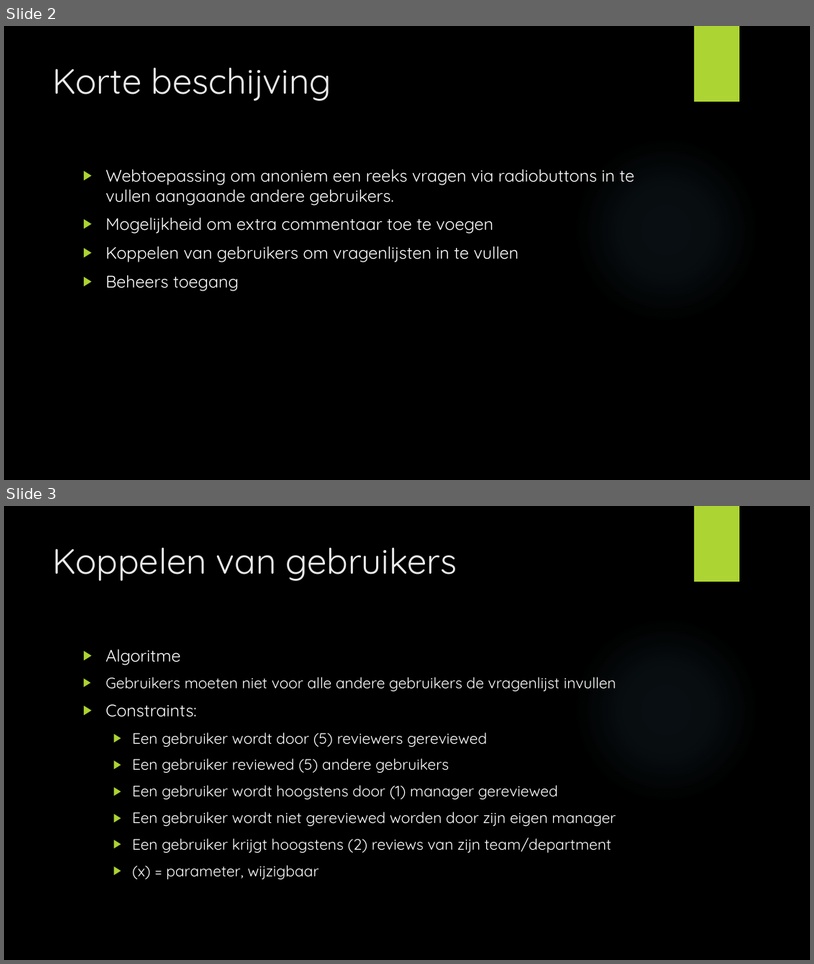
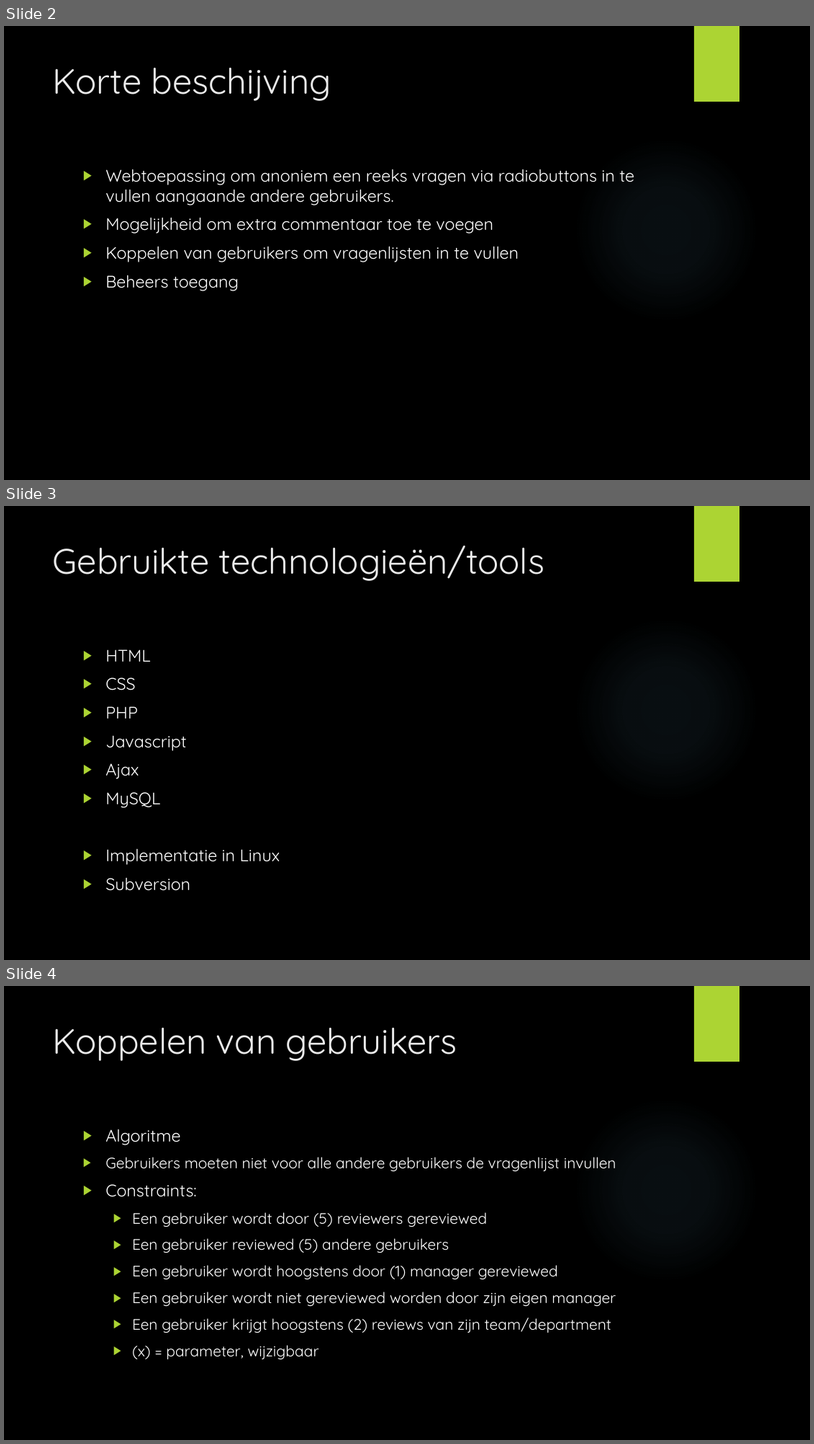
Before and after one commit to johanheylen/threesixtieweb, a slide deck: wiki/docs/Stage DNS Belgium.pptx. Shown one above the other, each under a label of ours: slides 2 and 3 before the commit, slides 2, 3 and 4 after it. The pictures are 814x964 and 814x1444 pixels, drawn with LibreOffice and Linux fonts; fonts in the diff are those of the drawing; background and template pictures are left out. Boxes give left, top, right and bottom in pixels: in the first picture for what was removed or moved away, otherwise in the second. Text is boxed around its words. In the diff, an @@ line names an element or a change of style, - is before the commit and + after.

```diff
--- a/wiki/docs/Stage DNS Belgium.pptx
+++ b/wiki/docs/Stage DNS Belgium.pptx
@@ slide 3 added at (4,506,810,960), background picture (left out); not listed: 2 template elements that a slide beside it also shows @@
@@ title added at (53,546,545,581), 42 pt, text #EBEBEB @@
+Gebruikte technologieën/tools
@@ text added at (106,649,280,890), 20 pt, text #FFFFFF @@
+▶ HTML
+▶ CSS
+▶ PHP
+▶ Javascript
+▶ Ajax
+▶ MySQL
+▶ Implementatie in Linux
+▶ Subversion
@@ what was slide 3 is now slide 4 @@
```
Also in this commit, not shown: 1 other file.
